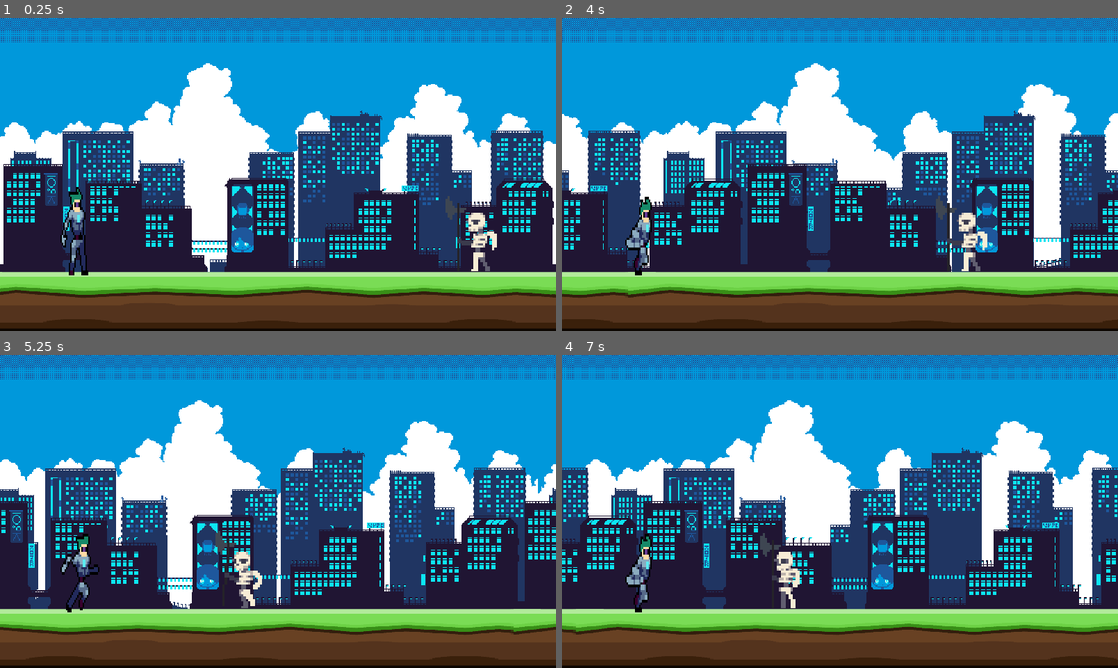
Above: before the commit, frames 1-4 (two rows, left to right).
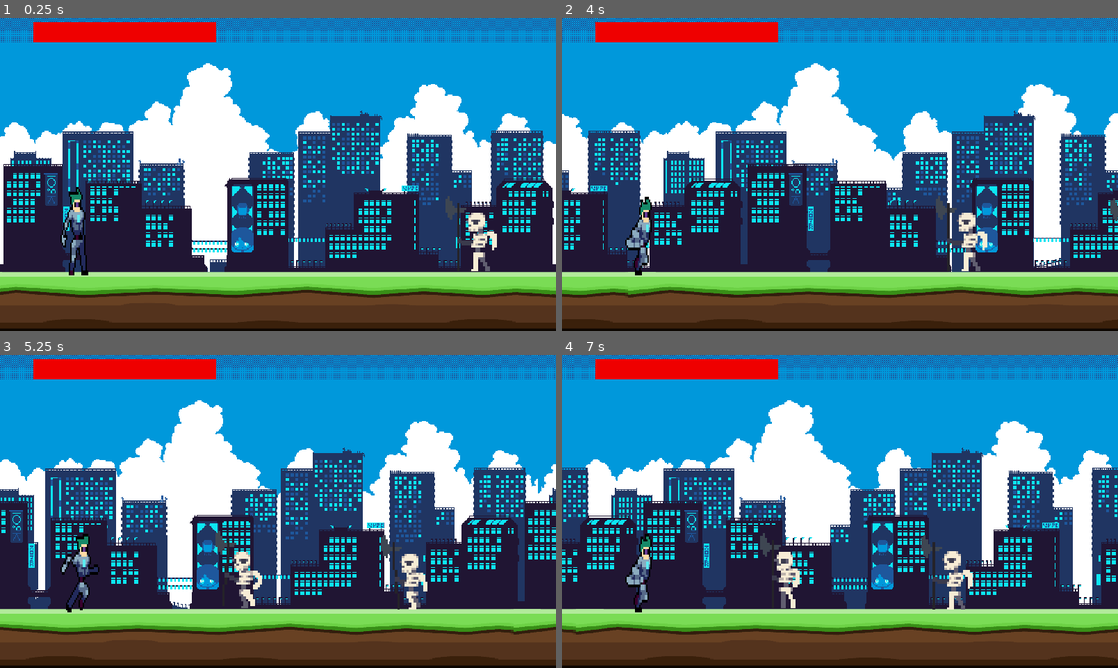
Above: after the commit, the same moments.

Repository: PandaHunterX/Cyber-Blasters
Game: Godot game, scene res://game.tscn
Two runs of this game, one before a commit and one after it. Both use one fixed random seed, a clock stepped at 60 frames per second and the inputs below.
Inputs:
- Up to frame 1 (0.25 s): no input
- Up to frame 2 (4 s): tap Enter at 0.5 s; hold A (move_right) 0.53-1.28 s; hold E (attack) 0.53-1.28 s; hold D (move_left) 1.28-2.03 s; tap E (attack) at 1.35, 2.85 s; hold E (attack) 2.03-2.78 s; hold A (move_right) 2.03-3.53 s; hold D (move_left) from 3.53 s (still down); hold E (attack) from 3.53 s (still down)
- Up to frame 3 (5.25 s): keep holding D (move_left); release E (attack) at 4.28 s; tap E (attack) at 4.35 s; hold E (attack) from 5.03 s (still down)
- Up to frame 4 (7 s): release D (move_left) at 5.78 s; release E (attack) at 5.78 s; hold A (move_right) from 5.78 s (still down); tap E (attack) at 5.85 s; hold E (attack) from 6.53 s (still down)

The runs differ from the first frame. In frame 1, 2.1% of the frame differs, in the area x 5-39%, y 1-8%; in frame 2, 2.2%; in frame 3, 2.8%; in frame 4, 2.8%, in the area x 5-74%, y 1-82%.

Commit message:
HP Bar and Enemy Spawn
Implemented an HP bar for the player, and enemies now spawn every 3 seconds.

Diff:
--- /dev/null
+++ b/game.gd
@@ -0,0 +1,18 @@
+extends Node
+
+@onready var weak_enemy = preload("res://scenes/enemy_weak.tscn")
+
+func _ready() -> void:
+	$Respawn.start()
+
+
+
+func spawn_weak_enemy() -> void:
+	var weak = weak_enemy.instantiate()
+	weak.position = $Player/Path2D/PathFollow2D/Marker2D.global_position
+	add_child(weak)
+
+
+
+func _on_respawn_timeout() -> void:
+	spawn_weak_enemy()
--- a/game.tscn
+++ b/game.tscn
@@ -1,15 +1,32 @@
-[gd_scene load_steps=4 format=3 uid="uid://d1b02trcyeing"]
+[gd_scene load_steps=6 format=3 uid="uid://d1b02trcyeing"]
 
+[ext_resource type="Script" path="res://game.gd" id="1_h21nm"]
 [ext_resource type="PackedScene" uid="uid://bcne1d3p0amrk" path="res://scenes/background.tscn" id="1_joo2j"]
 [ext_resource type="PackedScene" uid="uid://dvqe5yrmnj22t" path="res://scenes/player.tscn" id="3_re4dx"]
 [ext_resource type="PackedScene" uid="uid://cy2ytach2fwsu" path="res://scenes/enemy_weak.tscn" id="3_w88dg"]
 
+[sub_resource type="Curve2D" id="Curve2D_w3axu"]
+
 [node name="Game" type="Node"]
+script = ExtResource("1_h21nm")
 
 [node name="Parallax2D" parent="." instance=ExtResource("1_joo2j")]
 
 [node name="Player" parent="." instance=ExtResource("3_re4dx")]
 position = Vector2(316, 765)
 
+[node name="Path2D" type="Path2D" parent="Player"]
+curve = SubResource("Curve2D_w3axu")
+
+[node name="PathFollow2D" type="PathFollow2D" parent="Player/Path2D"]
+
+[node name="Marker2D" type="Marker2D" parent="Player/Path2D/PathFollow2D"]
+position = Vector2(1650, 142)
+
 [node name="enemyweak" parent="." instance=ExtResource("3_w88dg")]
 position = Vector2(1549, 901)
+
+[node name="Respawn" type="Timer" parent="."]
+wait_time = 3.0
+
+[connection signal="timeout" from="Respawn" to="." method="_on_respawn_timeout"]
--- a/project.godot
+++ b/project.godot
@@ -43,6 +43,10 @@
 "events": [Object(InputEventKey,"resource_local_to_scene":false,"resource_name":"","device":-1,"window_id":0,"alt_press …(192 unchanged characters)…
 ]
 }
+pause={
+"deadzone": 0.5,
+"events": []
+}
 
 [rendering]
 
--- a/scenes/enemy_weak.tscn
+++ b/scenes/enemy_weak.tscn
@@ -371,7 +371,6 @@
 wait_time = 0.7
 
 [node name="Death" type="Timer" parent="."]
-wait_time = 1.5
 
 [connection signal="body_entered" from="PlayerDetction" to="." method="_on_player_detction_body_entered"]
 [connection signal="body_exited" from="PlayerDetction" to="." method="_on_player_detction_body_exited"]
--- a/scenes/player.tscn
+++ b/scenes/player.tscn
@@ -384,6 +384,12 @@
 [sub_resource type="RectangleShape2D" id="RectangleShape2D_pwefy"]
 size = Vector2(159, 91)
 
+[sub_resource type="StyleBoxLine" id="StyleBoxLine_efxq0"]
+color = Color(0.340339, 0.340339, 0.340339, 1)
+
+[sub_resource type="StyleBoxFlat" id="StyleBoxFlat_r0ikr"]
+bg_color = Color(0.937255, 0, 0, 1)
+
 [node name="Player" type="CharacterBody2D"]
 position = Vector2(330, 724)
 script = ExtResource("1_iv0u3")
@@ -412,11 +418,22 @@
 script = ExtResource("7_joafu")
 
 [node name="CollisionShape2D" type="CollisionShape2D" parent="meleehitbox"]
-position = Vector2(64, -38)
+position = Vector2(67, -28)
 shape = SubResource("RectangleShape2D_pwefy")
 
 [node name="AnimationCooldown" type="Timer" parent="."]
 wait_time = 0.2
 
+[node name="HealthBar" type="ProgressBar" parent="."]
+offset_left = -206.0
+offset_top = -701.0
+offset_right = 425.0
+offset_bottom = -631.0
+theme_override_styles/background = SubResource("StyleBoxLine_efxq0")
+theme_override_styles/fill = SubResource("StyleBoxFlat_r0ikr")
+max_value = 1000.0
+value = 1000.0
+show_percentage = false
+
 [connection signal="body_entered" from="meleehitbox" to="meleehitbox" method="_on_body_entered"]
 [connection signal="timeout" from="AnimationCooldown" to="." method="_on_animation_cooldown_timeout"]
--- /dev/null
+++ b/scenes/spawner.tscn
@@ -0,0 +1,30 @@
+[gd_scene load_steps=2 format=3 uid="uid://bcsfd1j0g632x"]
+
+[sub_resource type="GDScript" id="GDScript_mmwud"]
+script/source = "#extends Node2D
+#
+#var target: Node2D
+#var weak_enemy = preload(\"res://scenes/enemy_weak.tscn\")
+#@onready var target_scene = preload(\"res://scenes/player.tscn\")
+#
+#func _ready() -> void:
+	#target = target_scene.instantiate() as Node2D
+	#$WeakEnemySpawner.start()
+	## Initially spawn weak enemies based on weakenemy count
+#
+#func _on_weak_enemy_spawner_timeout() -> void:
+	#spawn_weak_enemy()
+#
+#func spawn_weak_enemy() -> void:
+	#
+	#var weak = weak_enemy.instantiate()
+	#add_child(weak)
+"
+
+[node name="Spawner" type="Node2D"]
+script = SubResource("GDScript_mmwud")
+
+[node name="WeakEnemySpawner" type="Timer" parent="."]
+wait_time = 5.0
+
+[connection signal="timeout" from="WeakEnemySpawner" to="." method="_on_weak_enemy_spawner_timeout"]
--- a/scripts/enemy_weak.gd
+++ b/scripts/enemy_weak.gd
@@ -24,7 +24,7 @@
 func move_enemy():
 	if target:  # Ensure target exists
 		# Calculate horizontal direction only
-		var direction_x = (target.position.x - position.x)
+		var direction_x = (target.global_position.x - global_position.x)
 		direction_x = direction_x / abs(direction_x) if direction_x != 0 else 0  # Normalize direction
 		velocity.x = direction_x * speed
 		velocity.y = 0  # Ensure no vertical movement
--- a/scripts/player.gd
+++ b/scripts/player.gd
@@ -12,6 +12,7 @@
 
 func _ready() -> void:
 	$meleehitbox/CollisionShape2D.disabled = true
+	$HealthBar.value = health
 
 func _physics_process(delta: float) -> void:
 	if not isdead:
@@ -38,8 +39,8 @@
 
 func weak_hit():
 	health -= 100
+	$HealthBar.value = health
 	is_hit = true
-	print(health)
 	ap.play("damaged")
 	$AnimationCooldown.start()
 	player_health()
@@ -52,4 +53,4 @@
 
 func _on_animation_cooldown_timeout() -> void:
 	update_animations(horizontal_direction)
-	$AnimationCooldown.stop() # Replace with function body.
+	$AnimationCooldown.stop()
Not shown: 1 places in scenes/player.tscn that only renumber resources
